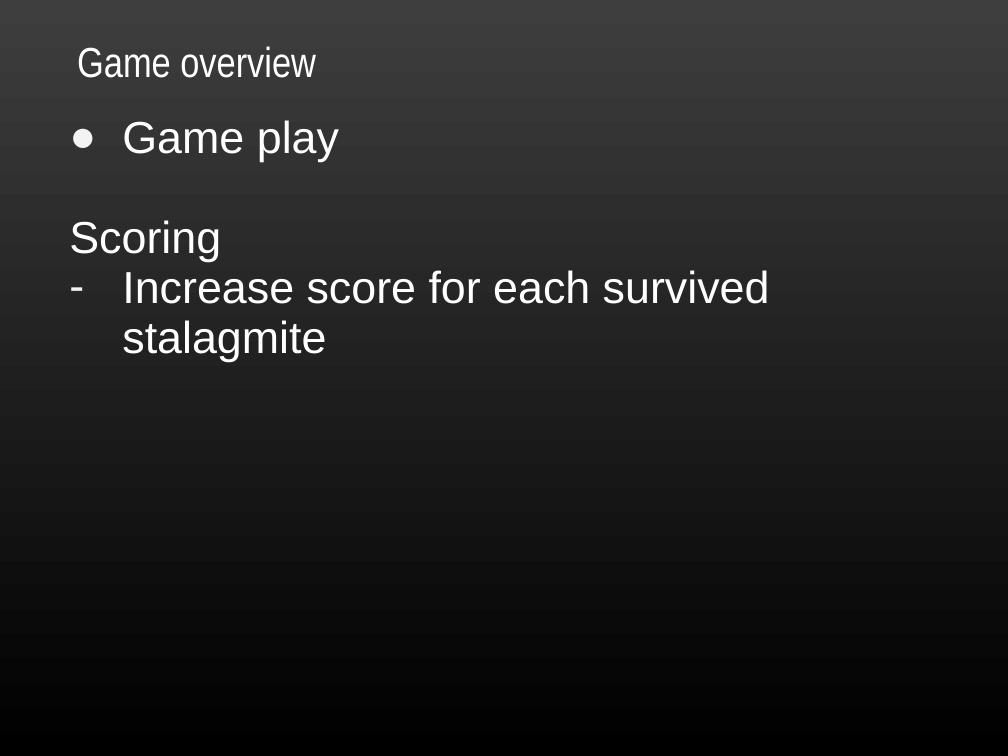
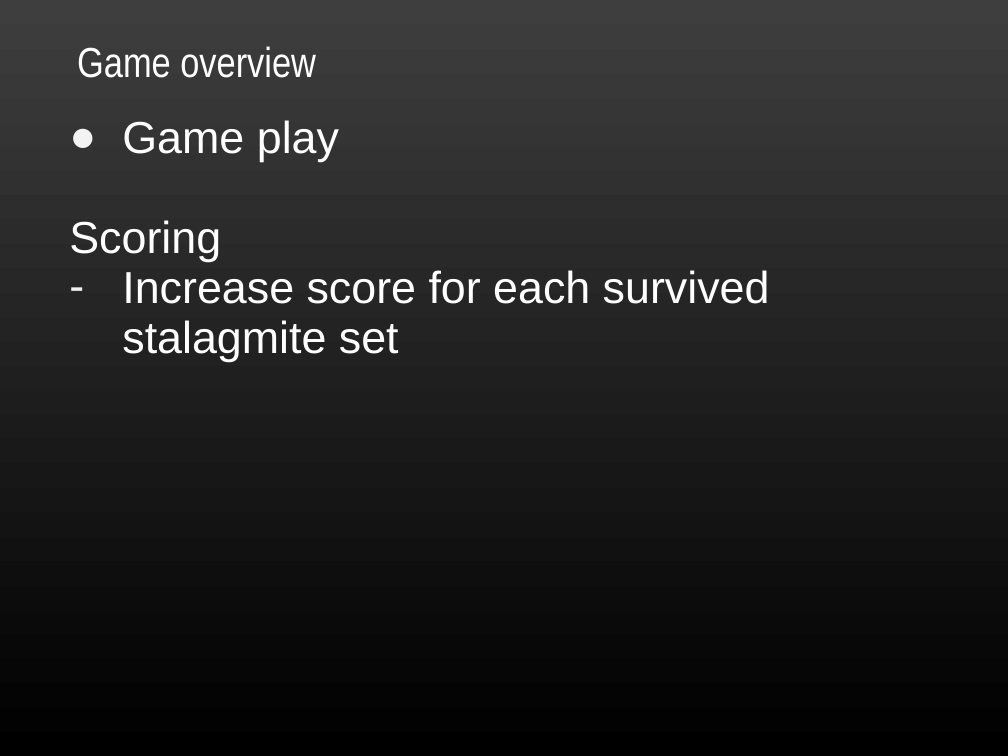
Before and after one commit to TeamSimba/Flapper, a slide deck: slide 12 of Flappy/Documentation/presentation.ppt. Drawn at 1008x756 pixels with LibreOffice and Linux fonts; fonts in the diff are those of the drawing; background and template pictures are left out. Boxes give left, top, right and bottom in pixels: in the first picture for what was removed or moved away, otherwise in the second. Text is boxed around its words. In the diff, an @@ line names an element or a change of style, - is before the commit and + after.

```diff
--- a/Flappy/Documentation/presentation.ppt
+++ b/Flappy/Documentation/presentation.ppt
@@ text at (x1=122, y1=270, x2=770, y2=362): text changed @@
-– Increase score for each survived stalagmite
+– Increase score for each survived stalagmite set
```
Also in this commit, not shown: 5 other slides changed, 2 other files.
